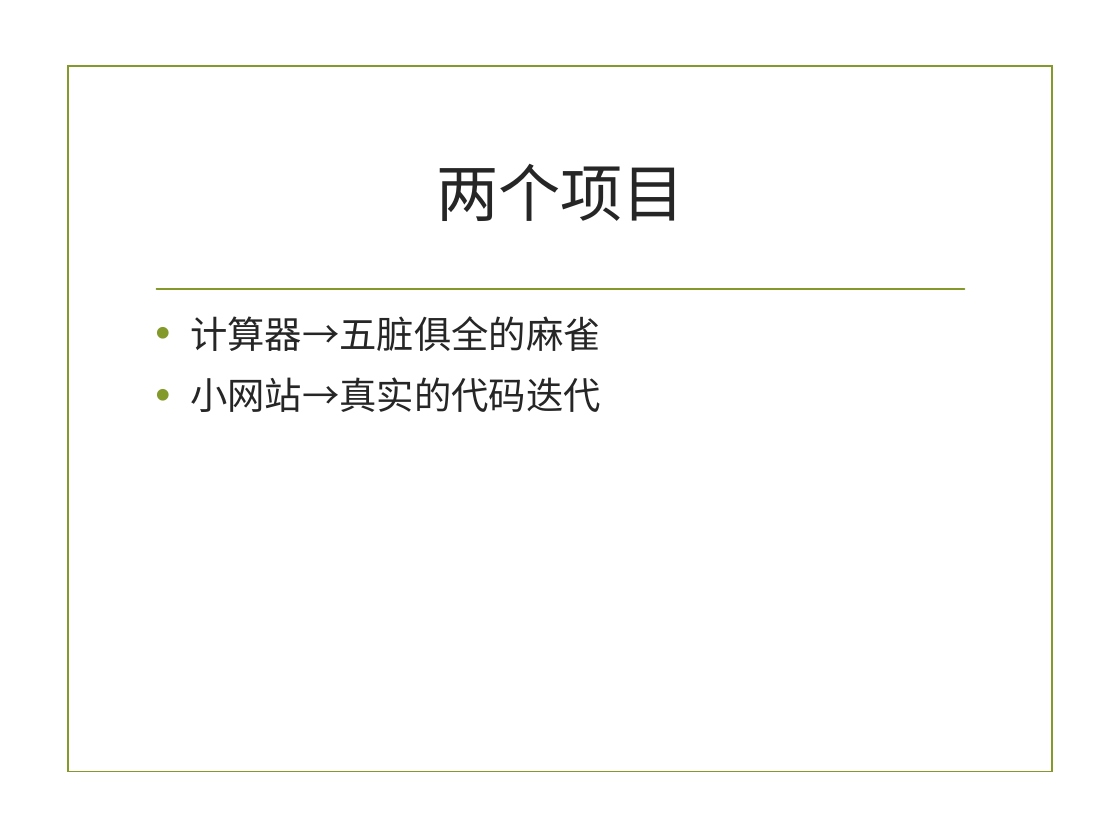
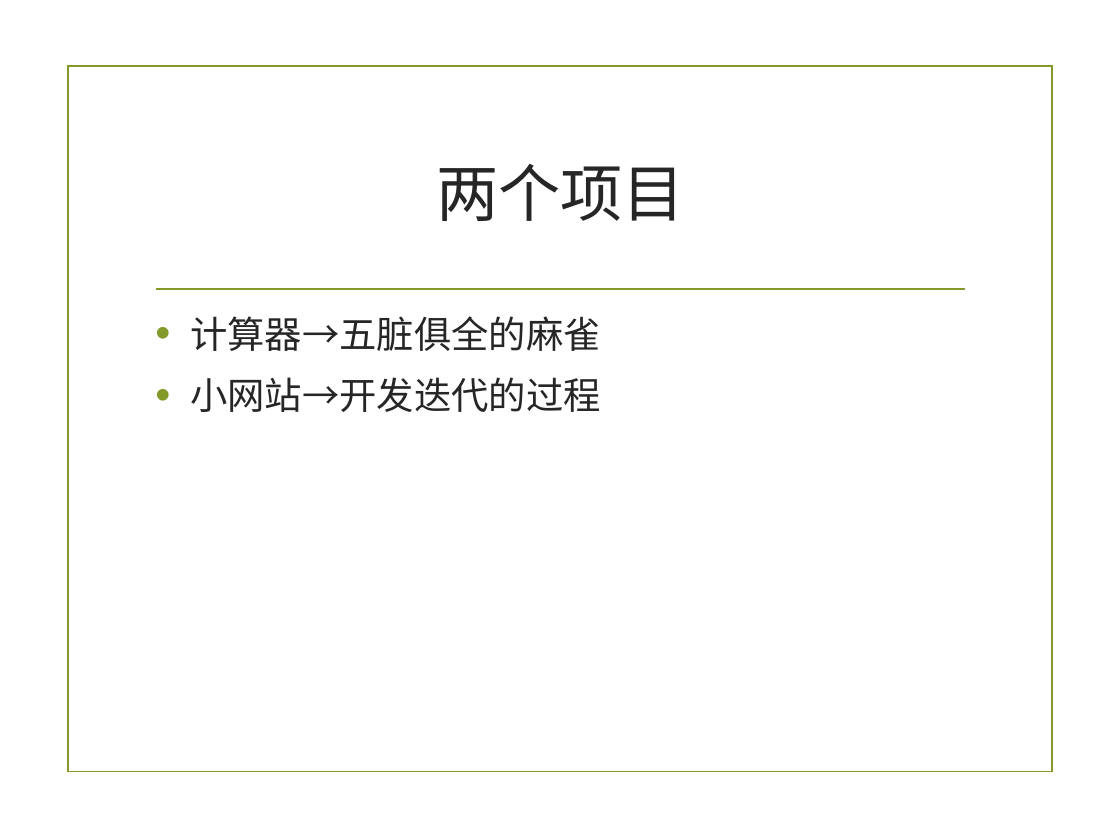
Before and after one commit to zuoshenghuang/curriculum, a slide deck: slide 20 of software/Ch_X_summary.pptx. Drawn at 1120x840 pixels with LibreOffice and Linux fonts; fonts in the diff are those of the drawing; background and template pictures are left out. Boxes give left, top, right and bottom in pixels: in the first picture for what was removed or moved away, otherwise in the second. Text is boxed around its words. In the diff, an @@ line names an element or a change of style, - is before the commit and + after.

```diff
--- a/software/Ch_X_summary.pptx
+++ b/software/Ch_X_summary.pptx
@@ text at [190, 377, 601, 412]: text changed @@
-• 小网站→真实的代码迭代
+• 小网站→开发迭代的过程
```
Also in this commit, not shown: 5 other slides changed, 35 other files.
